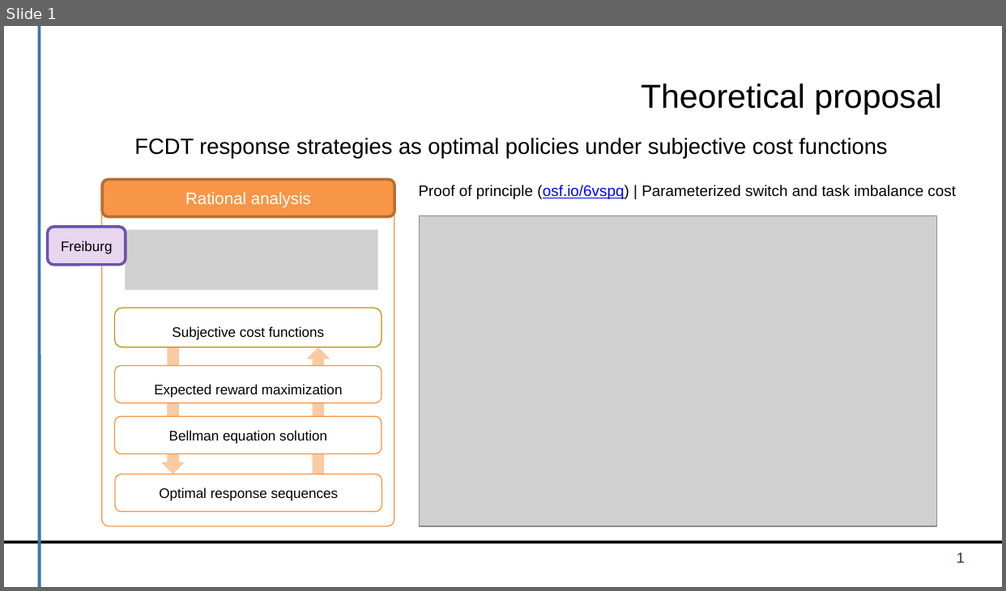
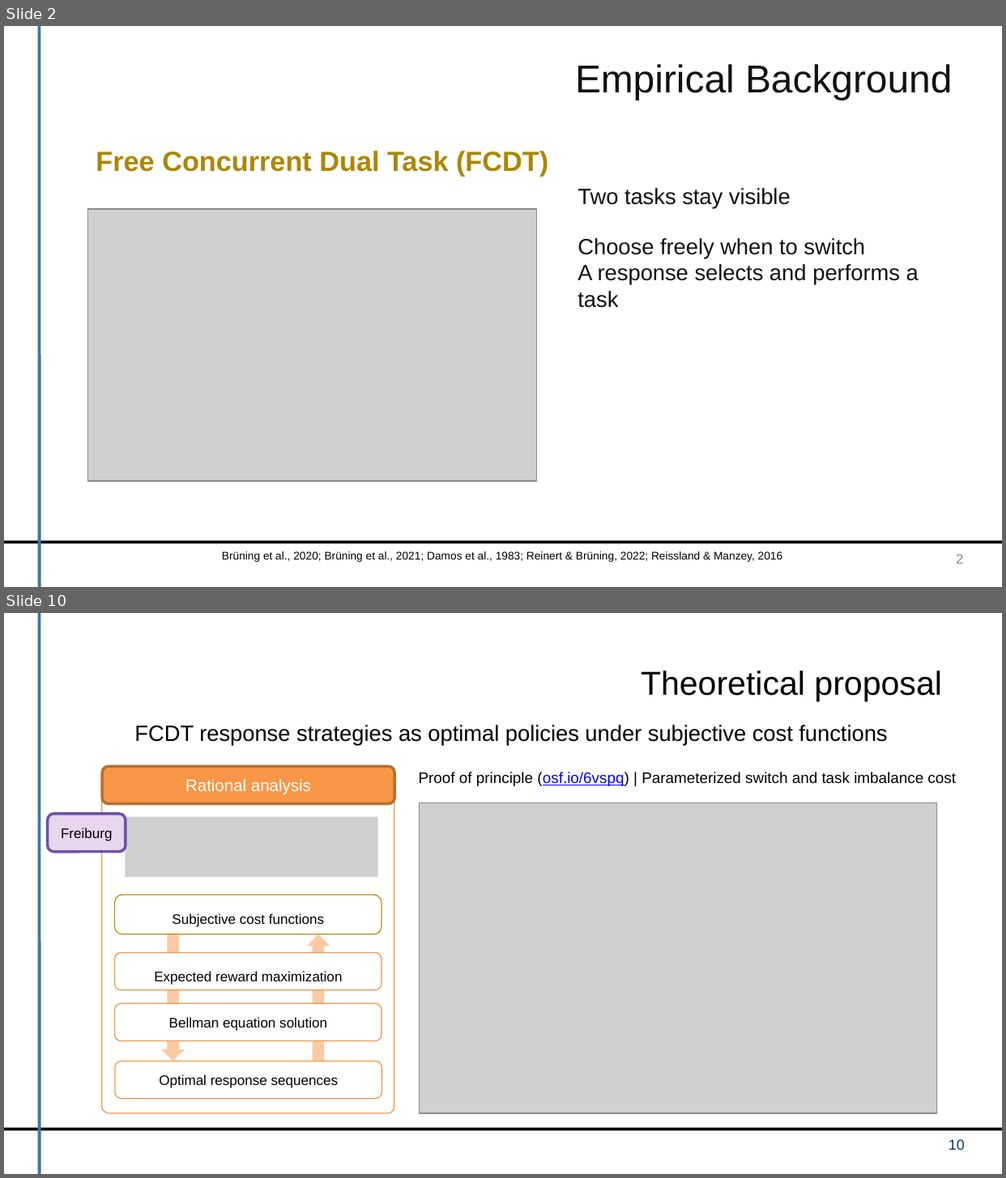
Before and after one commit to dirk-ostwald/Optimal-dual-task-performance, a slide deck: presentation/TP3-Kick-Off-Presentation.pptx. Shown one above the other, each under a label of ours: slide 1 before the commit, slides 2 and 10 after it; the slides between them are not shown. The pictures are 1006x591 and 1006x1178 pixels, drawn with LibreOffice and Linux fonts; fonts in the diff are those of the drawing; grey boxes stand for pictures; background and template pictures are left out. Boxes give left, top, right and bottom in pixels: in the first picture for what was removed or moved away, otherwise in the second. Text is boxed around its words. In the diff, an @@ line names an element or a change of style, - is before the commit and + after.

```diff
--- a/presentation/TP3-Kick-Off-Presentation.pptx
+++ b/presentation/TP3-Kick-Off-Presentation.pptx
@@ slide 2 added at (x1=4, y1=26, x2=1002, y2=587), background #FFFFFF; not listed: 2 template elements that a slide beside it also shows @@
@@ text added at (x1=575, y1=64, x2=952, y2=100), 28 pt, text #111111 @@
+Empirical Background
@@ text added at (x1=96, y1=151, x2=548, y2=177), 20 pt, text #AD8600, bold @@
+Free Concurrent Dual Task (FCDT)
@@ text added at (x1=577, y1=188, x2=791, y2=209), 16 pt, text #111111 @@
+Two tasks stay visible
@@ picture added at (x1=87, y1=208, x2=537, y2=481) @@
@@ text added at (x1=577, y1=238, x2=918, y2=308), 16 pt, text #111111 @@
+Choose freely when to switch
+A response selects and performs a task
@@ text added at (x1=222, y1=552, x2=783, y2=562), 8 pt, text #000000 @@
+Brüning et al., 2020; Brüning et al., 2021; Damos et al., 1983; Reinert & Brüning, 2022; Reissland & Manzey, 2016
@@ text added at (x1=956, y1=554, x2=963, y2=564), 9.8 pt, text #888888 @@
+2
@@ what was slide 1 is now slide 10 @@
@@ page number at (x1=948, y1=1139, x2=965, y2=1150): text changed @@
-1
+10
```
Also in this commit, not shown: 4 slides changed, 45 other slides added, 4 other files.
